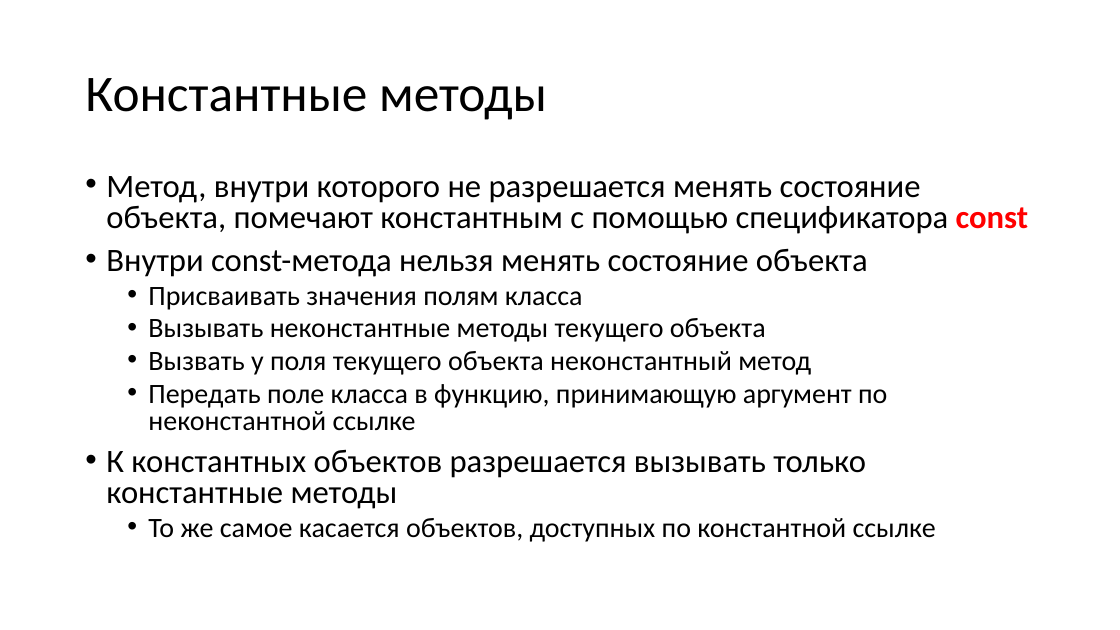
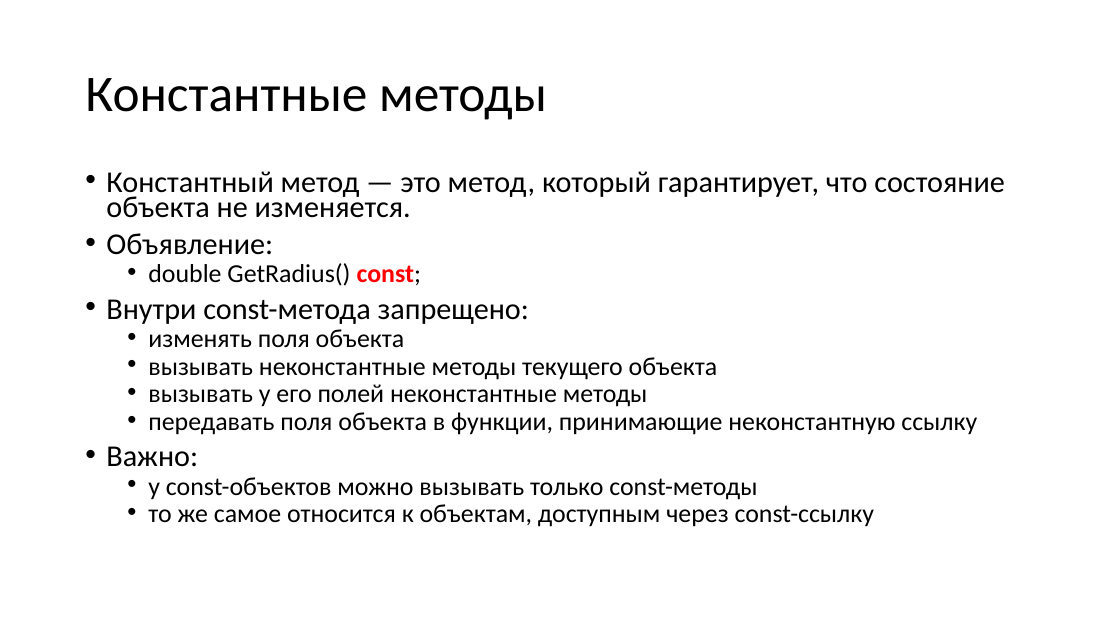
Before and after one commit to alexey-malov/oop, a slide deck: slide 34 of lectures/02/Основы ООП.pptx (slide 35 before the commit). Drawn at 1120x630 pixels with LibreOffice and Linux fonts; fonts in the diff are those of the drawing. Boxes give left, top, right and bottom in pixels: in the first picture for what was removed or moved away, otherwise in the second. Text is boxed around its words. In the diff, an @@ line names an element or a change of style, - is before the commit and + after.

```diff
--- a/lectures/02/Основы ООП.pptx
+++ b/lectures/02/Основы ООП.pptx
@@ text at (106, 171, 1005, 527): text changed; size 24 to 22.2 pt @@
-• Метод, внутри которого не разрешается менять состояние объекта, помечают константным с помощью спецификатора const
-• Внутри const-метода нельзя менять состояние объекта
-  • Присваивать значения полям класса
-  • Вызывать неконстантные методы текущего объекта
-  • Вызвать у поля текущего объекта неконстантный метод
-  • Передать поле класса в функцию, принимающую аргумент по неконстантной ссылке
-• К константных объектов разрешается вызывать только константные методы
-  • То же самое касается объектов, доступных по константной ссылке
+• Константный метод — это метод, который гарантирует, что состояние объекта не изменяется.
+• Объявление:
+  • double GetRadius() const;
+• Внутри const-метода запрещено:
+  • изменять поля объекта
+  • вызывать неконстантные методы текущего объекта
+  • вызывать у его полей неконстантные методы
+  • передавать поля объекта в функции, принимающие неконстантную ссылку
+• Важно:
+  • у const-объектов можно вызывать только const-методы
+  • то же самое относится к объектам, доступным через const-ссылку
```
Also in this commit, not shown: 29 other slides changed, 5 slides added, 8 slides removed, 2 other files.
